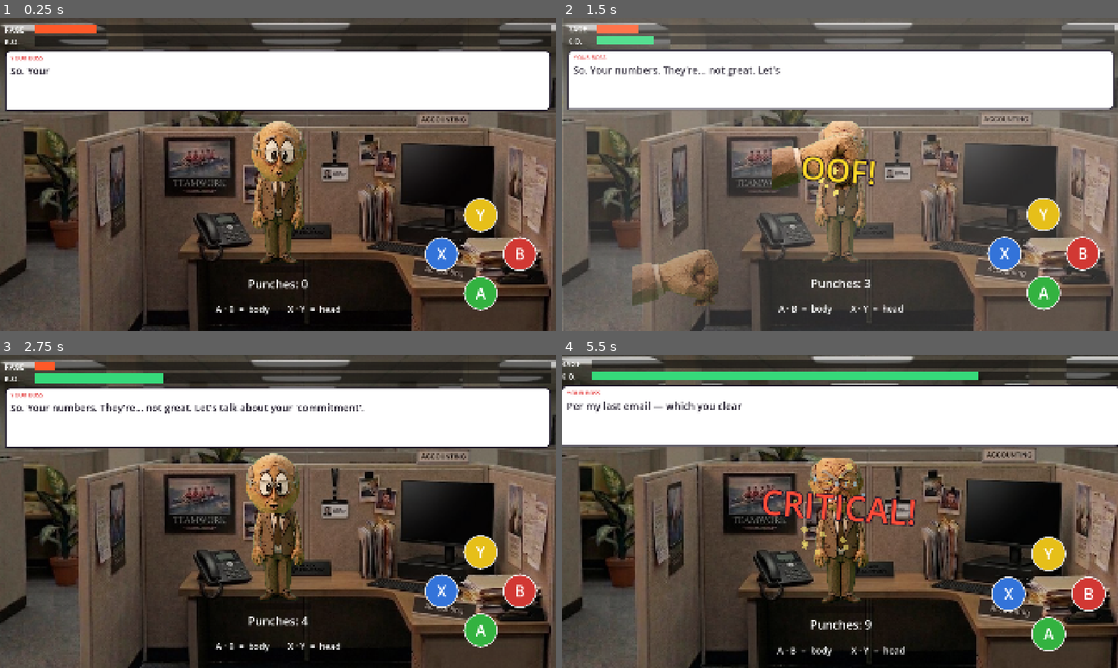
Above: before the commit, frames 1-4 (two rows, left to right).
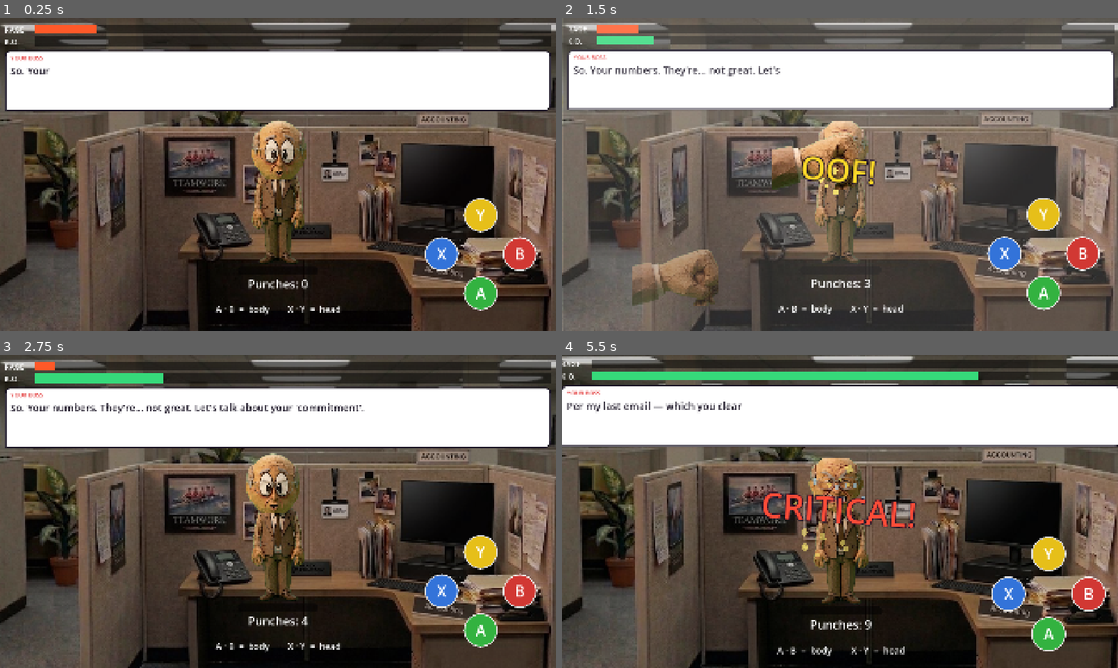
Above: after the commit, the same moments.

Repository: StaraxcreamTM/punch-my-boss-jun-14-2026
Game: Godot game, scene res://scenes/main.tscn
The game is run twice, just before and just after one commit, with the same random seed, the same clock (stepped at 60 frames per second) and the same inputs.
Inputs:
- Up to frame 1 (0.25 s): no input
- Up to frame 2 (1.5 s): tap Enter at 0.5 s; tap B at 0.6 s; hold A from 1.28 s (still down); tap X at 1.35 s
- Up to frame 3 (2.75 s): release A at 2.03 s; tap Y at 2.1 s
- Up to frame 4 (5.5 s): tap one key every 0.75 s from 2.85 s: B X Y B; hold A from 3.53 s (still down)

The runs differ from the first frame. In frame 1, 0.6% of the frame differs, in the area x 45-55%, y 32-79%; in frame 2, less than 0.1%; in frame 3, 0.2%; in frame 4, 1.8%, in the area x 35-64%, y 32-80%.

Commit message:
v0.8: plant the boss - remove idle float, add ground shadow
Feet now stay put: replaced the vertical idle bob (and the wind-up lift)
with a gentle sway that pivots around the feet, so the boss no longer
hovers. Darkened and widened the ground shadow so he reads as planted.

Co-Authored-By: Claude Opus 4.8 <noreply@anthropic.com>

Diff:
--- a/game/scenes/main.tscn
+++ b/game/scenes/main.tscn
@@ -18,11 +18,11 @@
 corner_radius_bottom_left = 4
 
 [sub_resource type="StyleBoxFlat" id="shadow"]
-bg_color = Color(0, 0, 0, 0.32)
-corner_radius_top_left = 20
-corner_radius_top_right = 20
-corner_radius_bottom_right = 20
-corner_radius_bottom_left = 20
+bg_color = Color(0, 0, 0, 0.5)
+corner_radius_top_left = 24
+corner_radius_top_right = 24
+corner_radius_bottom_right = 24
+corner_radius_bottom_left = 24
 
 [node name="Main" type="Control"]
 layout_mode = 3
@@ -67,10 +67,10 @@
 anchor_top = 1.0
 anchor_right = 0.5
 anchor_bottom = 1.0
-offset_left = -115.0
-offset_top = -224.0
-offset_right = 115.0
-offset_bottom = -200.0
+offset_left = -140.0
+offset_top = -222.0
+offset_right = 140.0
+offset_bottom = -194.0
 grow_horizontal = 2
 grow_vertical = 0
 theme_override_styles/panel = SubResource("shadow")
--- a/game/scripts/main.gd
+++ b/game/scripts/main.gd
@@ -352,7 +352,6 @@
 
 func _update_fight(delta: float) -> void:
 	var lean := 0.0
-	var extra_y := 0.0
 	var tint := Color(1, 1, 1)
 	_state_time -= delta
 	match _state:
@@ -363,7 +362,6 @@
 			# Lean back + pulse orange so the "tell" is unmistakable.
 			var t := 1.0 - clampf(_state_time / WINDUP_DUR, 0.0, 1.0)
 			lean = -0.22 * t
-			extra_y = -14.0 * t
 			var pw := 0.5 + 0.5 * sin(_clock * 26.0)
 			tint = Color(1, 1, 1).lerp(Color(1.5, 0.7, 0.2), pw * t)
 			if _state_time <= 0.0:
@@ -376,7 +374,9 @@
 			_position_prompt(pv)
 			if _state_time <= 0.0:
 				_enter_guard()
-	rig.position.y = sin(_clock * 2.4) * 7.0 + extra_y
+	# Feet stay planted: no vertical bob. Life comes from a gentle sway that
+	# pivots around the feet (and the wind-up lean, which also pivots at the feet).
+	rig.position.y = 0.0
 	rig.rotation = sin(_clock * 1.3) * 0.02 + lean
 	boss.modulate = tint
 
